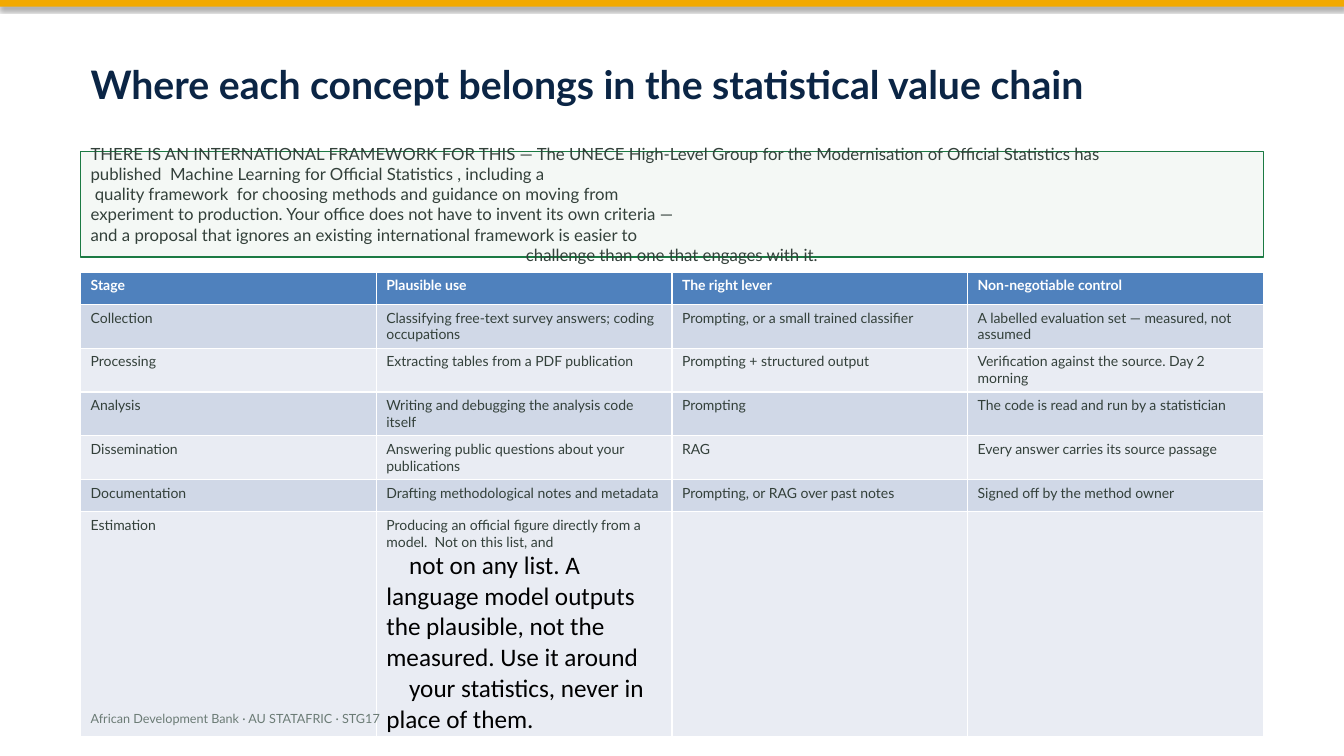
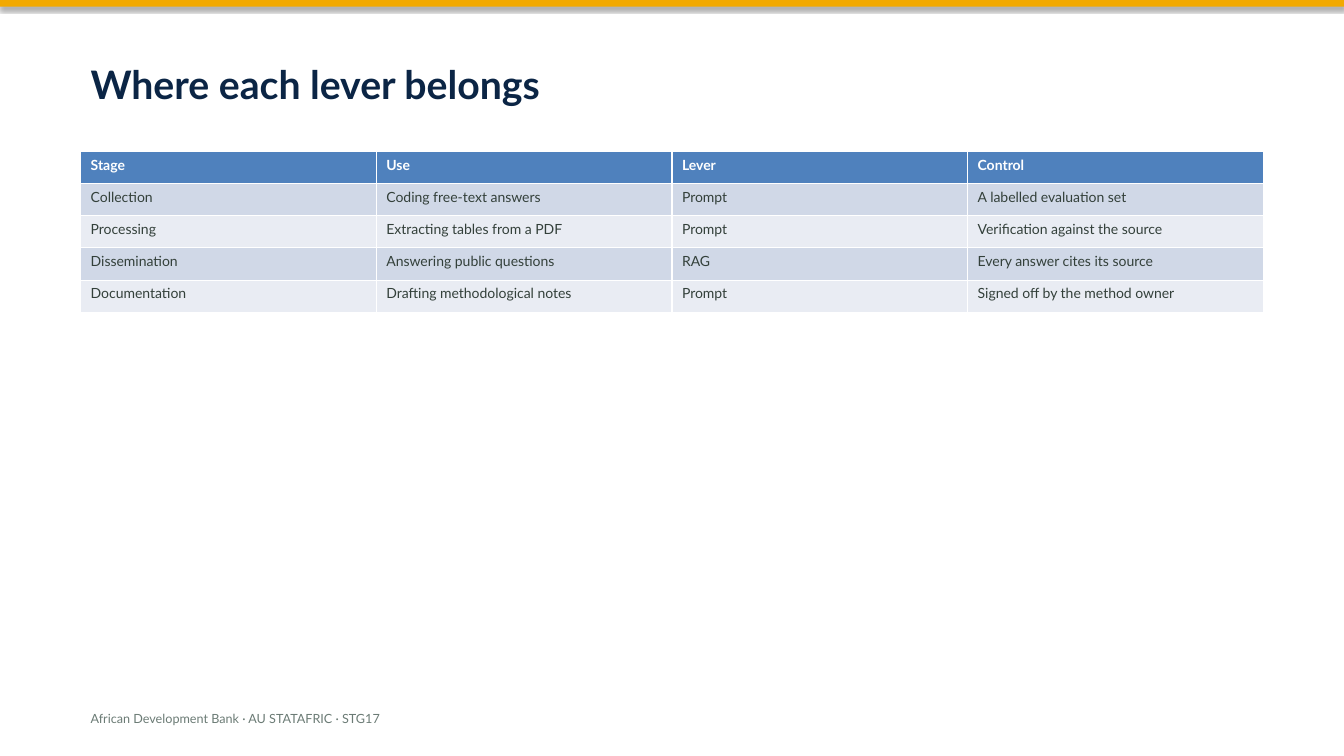
Before and after one commit to datainnov4africa-web/stg17-workshop, a slide deck: slide 14 of docs/slides/pptx/01-ai-family-tree-en.pptx (slide 10 before the commit). Drawn at 1344x756 pixels with LibreOffice and Linux fonts; fonts in the diff are those of the drawing. Boxes give left, top, right and bottom in pixels: in the first picture for what was removed or moved away, otherwise in the second. Text is boxed around its words. In the diff, an @@ line names an element or a change of style, - is before the commit and + after.

```diff
--- a/docs/slides/pptx/01-ai-family-tree-en.pptx
+++ b/docs/slides/pptx/01-ai-family-tree-en.pptx
@@ text at box(91, 70, 539, 106): text changed @@
-Where each concept belongs in the statistical value chain
+Where each lever belongs
@@ rectangle removed at box(81, 151, 1263, 257) @@
-THERE IS AN INTERNATIONAL FRAMEWORK FOR THIS — The UNECE High-Level Group for the Modernisation of Official Statistics has
-published Machine Learning for Official Statistics , including a
-quality framework for choosing methods and guidance on moving from
-experiment to production. Your office does not have to invent its own criteria —
-and a proposal that ignores an existing international framework is easier to
-challenge than one that engages with it.
@@ table added at box(81, 151, 1262, 313), 5 rows, 4 columns @@
+Stage | Use | Lever | Control
+Collection | Coding free-text answers | Prompt | A labelled evaluation set
+Processing | Extracting tables from a PDF | Prompt | Verification against the source
+Dissemination | Answering public questions | RAG | Every answer cites its source
+Documentation | Drafting methodological notes | Prompt | Signed off by the method owner
@@ table removed at box(81, 272, 1262, 736), 7 rows, 4 columns @@
-Stage | Plausible use | The right lever | Non-negotiable control
-Collection | Classifying free-text survey answers; coding occupations | Prompting, or a small trained classifier | A labelled evaluation set — measured, not assumed
-Processing | Extracting tables from a PDF publication | Prompting + structured output | Verification against the source. Day 2 morning
-Analysis | Writing and debugging the analysis code itself | Prompting | The code is read and run by a statistician
-Dissemination | Answering public questions about your publications | RAG | Every answer carries its source passage
-Documentation | Drafting methodological notes and metadata | Prompting, or RAG over past notes | Signed off by the method owner
-Estimation | Producing an official figure directly from a model. Not on this list, and / not on any list. A language model outputs the plausible, not the measured. Use it around / your statistics, never in place of them. |  | 
```
Also in this commit, not shown: 10 other slides changed, 6 slides added, 2 slides removed, 11 other files.
